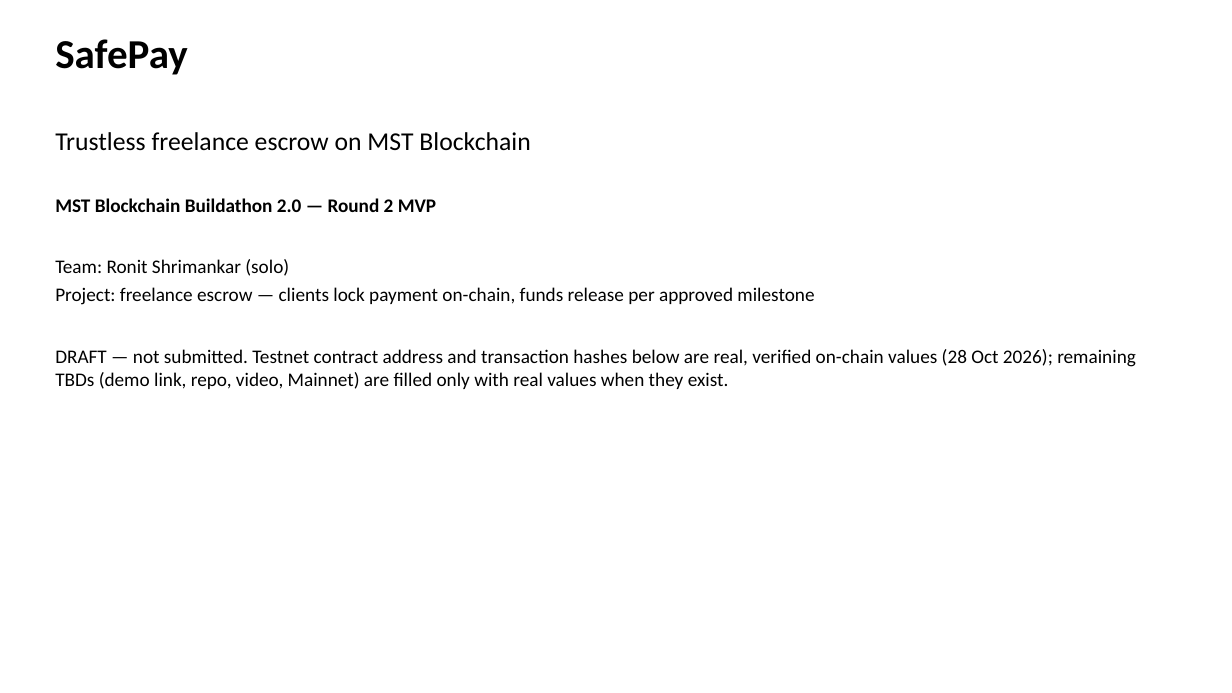
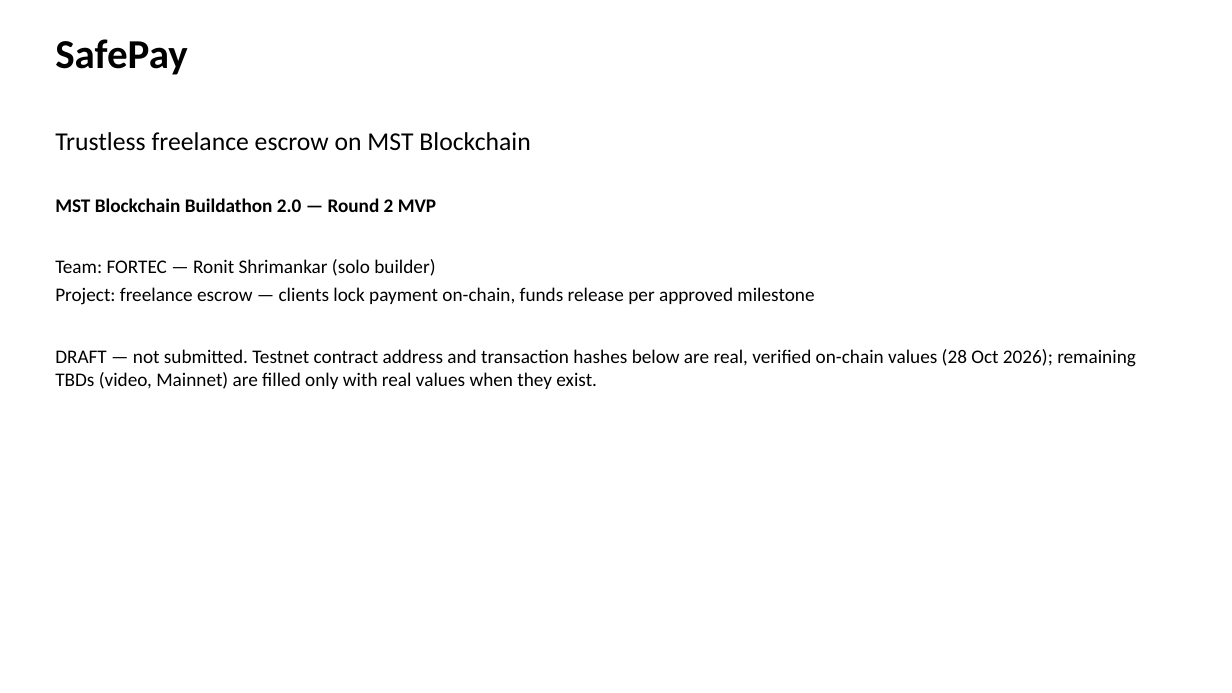
Before and after one commit to eres0045/safepay, a slide deck: slide 1 of docs/safepay-pitch-deck.pptx. Drawn at 1232x693 pixels with LibreOffice and Linux fonts; fonts in the diff are those of the drawing. Boxes give left, top, right and bottom in pixels: in the first picture for what was removed or moved away, otherwise in the second. Text is boxed around its words. In the diff, an @@ line names an element or a change of style, - is before the commit and + after.

Commit message:
Contract v2: delivery + deadline-claim + refund-lock, 11/11 tests, verified Testnet flows, v2 docs/deck

```diff
--- a/docs/safepay-pitch-deck.pptx
+++ b/docs/safepay-pitch-deck.pptx
@@ text at [55, 259, 435, 276]: text changed @@
-Team: Ronit Shrimankar (solo)
+Team: FORTEC — Ronit Shrimankar (solo builder)
@@ text at [55, 349, 1136, 389]: text changed @@
-DRAFT — not submitted. Testnet contract address and transaction hashes below are real, verified on-chain values (28 Oct 2026); remaining TBDs (demo link, repo, video, Mainnet) are filled only with real values when they exist.
+DRAFT — not submitted. Testnet contract address and transaction hashes below are real, verified on-chain values (28 Oct 2026); remaining TBDs (video, Mainnet) are filled only with real values when they exist.
```
Also in this commit, not shown: 6 other slides changed, 7 other files.
